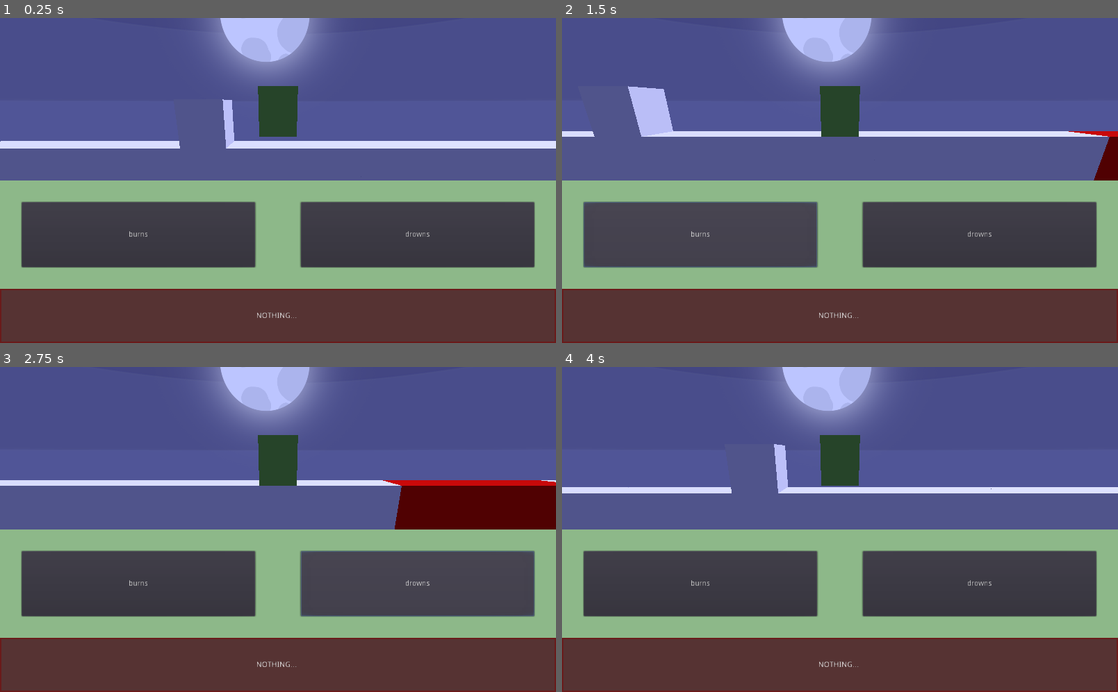
Above: before the commit, frames 1-4 (two rows, left to right).
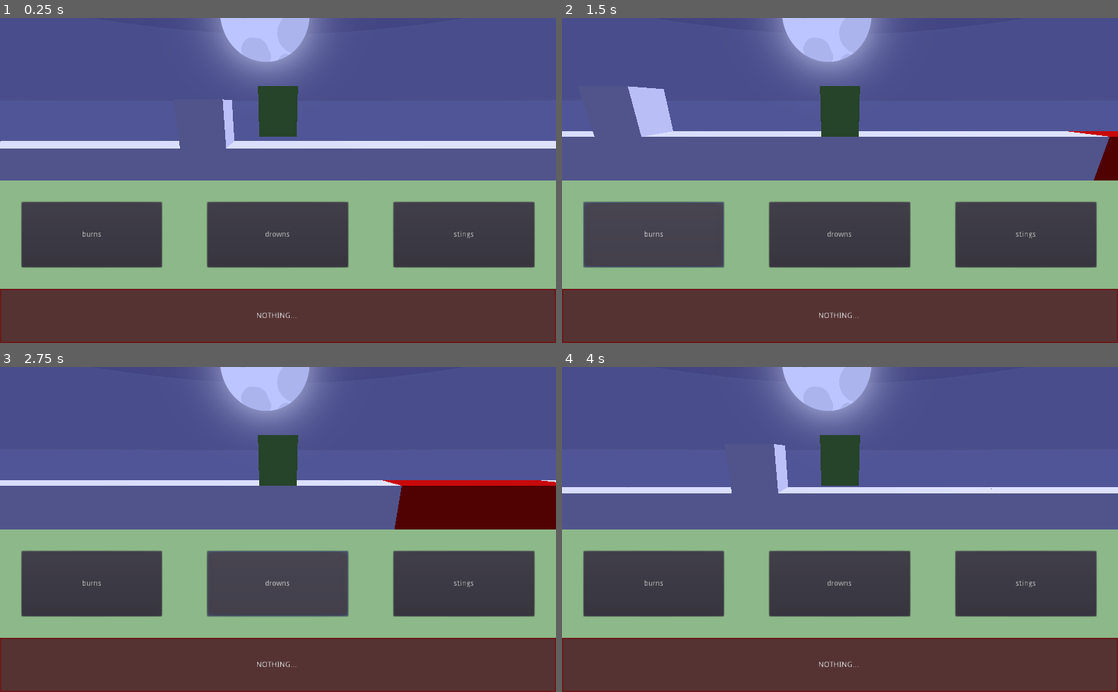
Above: after the commit, the same moments.

Repository: adngdb/ldjam45
Game: Godot game, scene res://Scenes/Main.tscn
Same seed, same stepped clock (60 frames per second), same inputs: the game is played once before the commit and once after it.
Inputs (mouse positions are in pixels of both pictures, inside the frame that each line leads up to):
- Up to frame 1 (0.25 s): no input
- Up to frame 2 (1.5 s): click (1023, 235) at 0.5 s, where only the run after the commit has a clickable "stings"; click "burns" at 1.25 s
- Up to frame 3 (2.75 s): click "drowns" at 2 s
- Up to frame 4 (4 s): click "burns" at 2.75 s; click "drowns" at 3.5 s

The runs differ from the first frame. In frame 1, 5.2% of the frame differs, in the area x 14-86%, y 56-77%; in frame 2, 5.2%; in frame 3, 5.4%, in the area x 14-97%, y 56-77%; in frame 4, 5.2%.

Commit message:
Add a new Spikes biome and the associated rule.

Diff:
--- /dev/null
+++ b/Scenes/Spikes.tscn
@@ -0,0 +1,34 @@
+[gd_scene load_steps=6 format=2]
+
+[ext_resource path="res://Scripts/Element.gd" type="Script" id=1]
+
+[sub_resource type="BoxShape" id=1]
+extents = Vector3( 1, 1.68539, 1 )
+
+[sub_resource type="BoxShape" id=2]
+
+[sub_resource type="CubeMesh" id=3]
+
+[sub_resource type="SpatialMaterial" id=4]
+albedo_color = Color( 0.733333, 0.760784, 0.25098, 1 )
+
+[node name="Spikes" type="Area"]
+collision_layer = 2
+script = ExtResource( 1 )
+rule = 2
+
+[node name="TriggerZone" type="CollisionShape" parent="."]
+transform = Transform( 1, 0, 0, 0, 1, 0, 0, 0, 1, 0, 1, 0 )
+shape = SubResource( 1 )
+
+[node name="Floor" type="StaticBody" parent="."]
+collision_layer = 2
+
+[node name="CollisionShape" type="CollisionShape" parent="Floor"]
+shape = SubResource( 2 )
+
+[node name="MeshInstance" type="MeshInstance" parent="Floor"]
+mesh = SubResource( 3 )
+material/0 = SubResource( 4 )
+[connection signal="body_entered" from="." to="." method="_on_body_entered"]
+[connection signal="body_exited" from="." to="." method="_on_body_exited"]
--- a/Scripts/State.gd
+++ b/Scripts/State.gd
@@ -3,6 +3,7 @@
 enum Rule {
 	NOTHING_BURNS,
 	NOTHING_DROWNS,
+	NOTHING_STINGS,
 }
 
 const RULES_DATA = {
@@ -12,6 +13,9 @@
 	Rule.NOTHING_DROWNS: {
 		"word": "drowns",
 	},
+	Rule.NOTHING_STINGS: {
+		"word": "stings",
+	},
 }
 
 var ruleSlots = 1
@@ -19,6 +23,7 @@
 var rules_available = [
 	Rule.NOTHING_BURNS,
 	Rule.NOTHING_DROWNS,
+	Rule.NOTHING_STINGS,
 ]
 var rules_active = []
 
